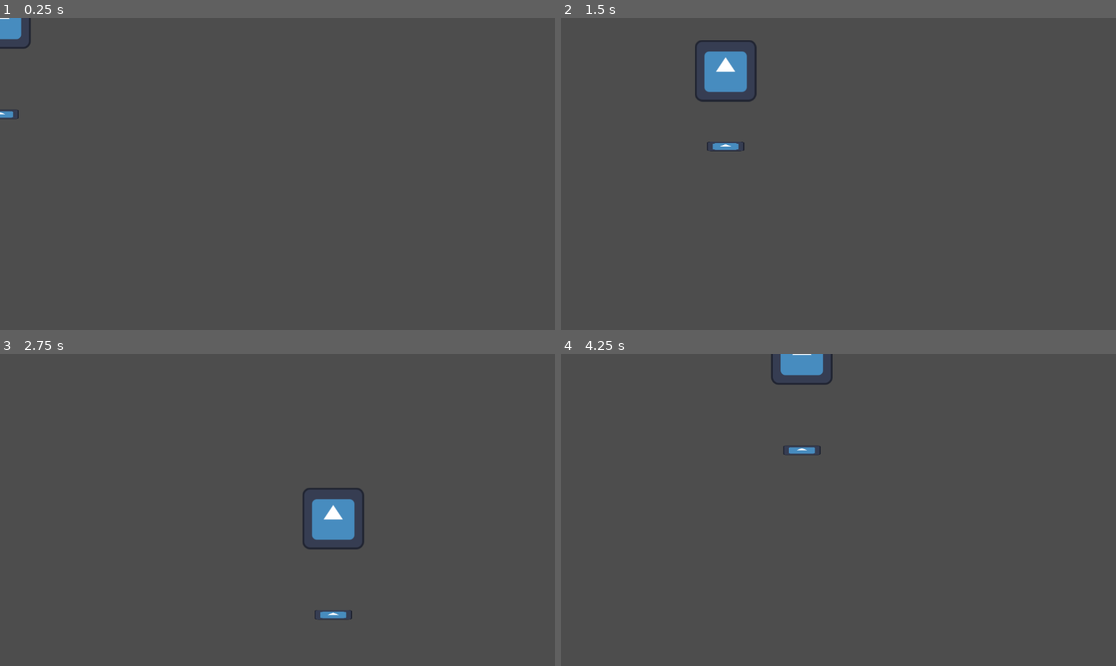
Above: before the commit, frames 1-4 (two rows, left to right).
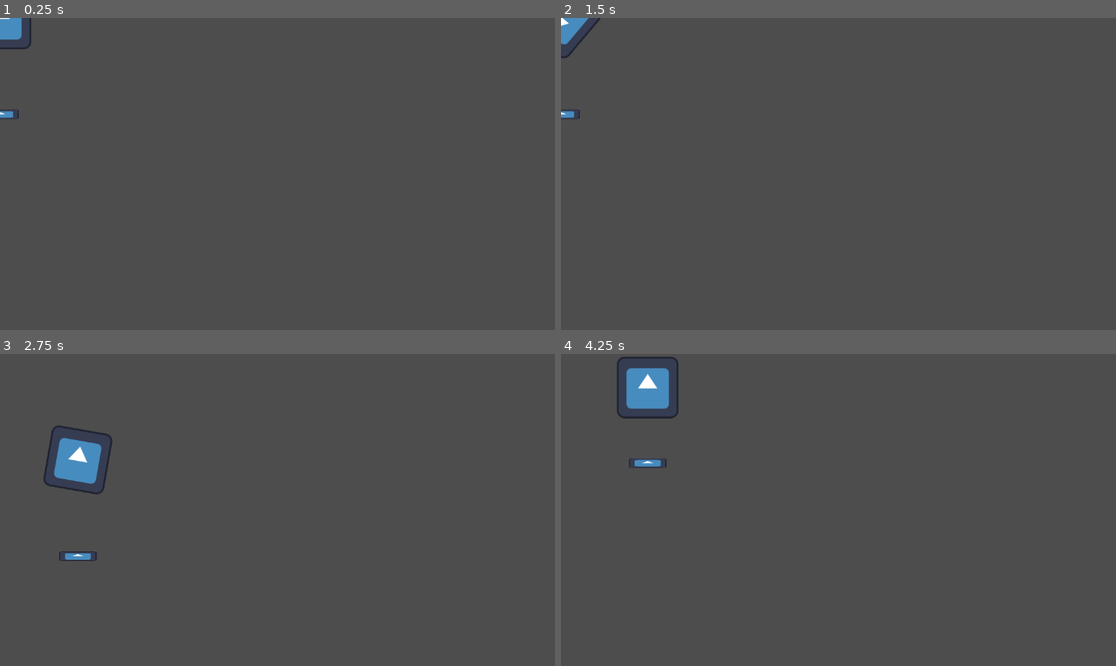
Above: after the commit, the same moments.

Repository: inexperienced-potat/Stormey
Game: Godot game, scene res://scenes/map.tscn
Two runs of this game, one before a commit and one after it. Both use one fixed random seed, a clock stepped at 60 frames per second and the inputs below. The project has no main scene, so this scene is started directly. The engine's default icon, where the game draws it, is replaced by a stand-in: a white triangle on a blue panel in a dark square.
Inputs (mouse positions are in pixels of both pictures, inside the frame that each line leads up to):
- Up to frame 1 (0.25 s): no input
- Up to frame 2 (1.5 s): tap Enter at 0.5 s; move the mouse to (960, 158) at 0.52 s; hold D (move_right) 0.53-1.28 s; hold Right mouse button (attack) 0.53-1.28 s; tap Space (interact) at 0.8, 1.35 s; move the mouse to (727, 189) at 1.27 s; hold S (move_down) from 1.28 s (still down)
- Up to frame 3 (2.75 s): click (166, 525) at 1.55 s; move the mouse to (333, 441) at 2.02 s; release S (move_down) at 2.03 s; press the mouse at (333, 441) at 2.03 s; hold D (move_right) from 2.03 s (still down); right-click (333, 441) at 2.3 s
- Up to frame 4 (4.25 s): move the mouse to (810, 572) at 2.77 s; release D (move_right) at 2.78 s; release the mouse at (810, 572) at 2.78 s; hold W (move_up) 2.78-3.53 s; right-click (810, 572) at 2.85 s; tap Space (interact) at 3.05 s; move the mouse to (1005, 556) at 3.52 s; hold A (move_left) from 3.53 s (still down); hold Space (interact) from 3.53 s (still down); click (1005, 556) at 3.8 s

The runs differ from the first frame. In frame 1, less than 0.1% of the frame differs, in the area x 0-6%, y 0-11%; in frame 2, 1.9%; in frame 3, 2.9%, in the area x 7-66%, y 22-86%; in frame 4, 2.3%.

Commit message:
state machine basics done

Diff:
--- a/scenes/player.tscn
+++ b/scenes/player.tscn
@@ -1,7 +1,46 @@
-[gd_scene load_steps=7 format=3 uid="uid://curtfy71ntim5"]
+[gd_scene load_steps=10 format=3 uid="uid://curtfy71ntim5"]
 
 [ext_resource type="Texture2D" uid="uid://b0bixodbapqxm" path="res://icon.svg" id="2_7vp4e"]
 [ext_resource type="Script" path="res://scripts/state_machine.gd" id="2_hbp3k"]
+
+[sub_resource type="Animation" id="Animation_2r8oa"]
+length = 0.001
+tracks/0/type = "value"
+tracks/0/imported = false
+tracks/0/enabled = true
+tracks/0/path = NodePath("Sprite:position")
+tracks/0/interp = 1
+tracks/0/loop_wrap = true
+tracks/0/keys = {
+"times": PackedFloat32Array(0),
+"transitions": PackedFloat32Array(1),
+"update": 0,
+"values": [Vector2(0, 0)]
+}
+tracks/1/type = "value"
+tracks/1/imported = false
+tracks/1/enabled = true
+tracks/1/path = NodePath("Sprite:rotation")
+tracks/1/interp = 1
+tracks/1/loop_wrap = true
+tracks/1/keys = {
+"times": PackedFloat32Array(0),
+"transitions": PackedFloat32Array(1),
+"update": 0,
+"values": [0.0]
+}
+tracks/2/type = "value"
+tracks/2/imported = false
+tracks/2/enabled = true
+tracks/2/path = NodePath("Sprite:scale")
+tracks/2/interp = 1
+tracks/2/loop_wrap = true
+tracks/2/keys = {
+"times": PackedFloat32Array(0),
+"transitions": PackedFloat32Array(1),
+"update": 0,
+"values": [Vector2(1, 1)]
+}
 
 [sub_resource type="Animation" id="Animation_lqyg5"]
 resource_name = "interact"
@@ -19,25 +58,59 @@
 "values": [Vector2(0, 0), Vector2(0, 150), Vector2(0, 0)]
 }
 
-[sub_resource type="Animation" id="Animation_2r8oa"]
-length = 0.001
+[sub_resource type="Animation" id="Animation_xjhf7"]
+resource_name = "attack"
+length = 1.5
 tracks/0/type = "value"
 tracks/0/imported = false
 tracks/0/enabled = true
-tracks/0/path = NodePath("Sprite:position")
+tracks/0/path = NodePath("Sprite:rotation")
 tracks/0/interp = 1
 tracks/0/loop_wrap = true
 tracks/0/keys = {
-"times": PackedFloat32Array(0),
-"transitions": PackedFloat32Array(1),
+"times": PackedFloat32Array(0, 1.5),
+"transitions": PackedFloat32Array(1, 1),
 "update": 0,
-"values": [Vector2(0, 0)]
+"values": [0.0, 6.28319]
+}
+
+[sub_resource type="Animation" id="Animation_4ccib"]
+resource_name = "idle"
+tracks/0/type = "value"
+tracks/0/imported = false
+tracks/0/enabled = true
+tracks/0/path = NodePath("Sprite:scale")
+tracks/0/interp = 1
+tracks/0/loop_wrap = true
+tracks/0/keys = {
+"times": PackedFloat32Array(0, 0.5, 1),
+"transitions": PackedFloat32Array(1, 1, 1),
+"update": 0,
+"values": [Vector2(1, 1), Vector2(1.05, 1.05), Vector2(1, 1)]
+}
+
+[sub_resource type="Animation" id="Animation_ga3ry"]
+resource_name = "water"
+tracks/0/type = "value"
+tracks/0/imported = false
+tracks/0/enabled = true
+tracks/0/path = NodePath("Sprite:rotation")
+tracks/0/interp = 1
+tracks/0/loop_wrap = true
+tracks/0/keys = {
+"times": PackedFloat32Array(0, 0.25, 0.5, 0.75, 1),
+"transitions": PackedFloat32Array(1, 1, 1, 1, 1),
+"update": 0,
+"values": [0.0, -0.261799, 0.0, 0.261799, 0.0]
 }
 
 [sub_resource type="AnimationLibrary" id="AnimationLibrary_qbnki"]
 _data = {
 "RESET": SubResource("Animation_2r8oa"),
-"interact": SubResource("Animation_lqyg5")
+"attack": SubResource("Animation_xjhf7"),
+"idle": SubResource("Animation_4ccib"),
+"interact": SubResource("Animation_lqyg5"),
+"water": SubResource("Animation_ga3ry")
 }
 
 [sub_resource type="CircleShape2D" id="CircleShape2D_qb42e"]
--- a/scripts/state_machine.gd
+++ b/scripts/state_machine.gd
@@ -4,42 +4,129 @@
 enum MovementStates {IDLE, MOVE}
 enum ActionStates {NO_ACTION, ATTACK, WATER, INTERACT}
 
-@export var movement_speed: float = 500.0
+@export var movement_speed: float = 500
+@export var attack_duration: float = 0.33
+@export var interact_duration: float = 0.8
+@export var water_duration: float = 0.1
+
+var current_state_duration: float = 0
+var direction: Vector2 = Vector2(0, 0)
+var movement_state: MovementStates = MovementStates.IDLE
+var action_state: ActionStates = ActionStates.NO_ACTION
 
 var player_body: CharacterBody2D
 var animation_player: AnimationPlayer
-
-var direction: Vector2 = Vector2(0, 0)
-var movement_state = MovementStates.IDLE
-var action_state = ActionStates.NO_ACTION
 
 func _ready() -> void:
 	await owner.ready
 	player_body = owner as CharacterBody2D
 	animation_player = owner.get_node("AnimationPlayer") as AnimationPlayer
 
-func _input(event: InputEvent) -> void:
+func get_input() -> void:
 	direction = Input.get_vector("move_left", "move_right", "move_up", "move_down").normalized()
-	movement_state = MovementStates.IDLE if direction == Vector2.ZERO else MovementStates.MOVE
+	var new_movement_state = MovementStates.IDLE if direction == Vector2.ZERO else MovementStates.MOVE
 
-	if event.is_action_pressed("attack"):
-		action_state = ActionStates.ATTACK
-	elif event.is_action_pressed("water"):
-		action_state = ActionStates.WATER
-	elif event.is_action_pressed("interact"):
-		action_state = ActionStates.INTERACT
-		movement_state = MovementStates.IDLE
-	else:
-		action_state = ActionStates.NO_ACTION
+	if action_state == ActionStates.NO_ACTION:
+		if Input.is_action_pressed("attack"):
+			# cannot move when attacking
+			change_state(ActionStates.ATTACK, MovementStates.IDLE)
+		elif Input.is_action_pressed("interact"):
+			# cannot move when interacting
+			change_state(ActionStates.INTERACT, MovementStates.IDLE)
+		elif Input.is_action_pressed("water"):
+			# can but does not have to move when watering
+			change_state(ActionStates.WATER, new_movement_state)
+		else:
+			change_state(ActionStates.NO_ACTION, new_movement_state)
+
+func change_state(new_action_state: ActionStates, new_movement_state: MovementStates) -> void:
+	if new_action_state == ActionStates.NO_ACTION:
+		current_state_duration = 0
+
+	action_state = new_action_state
+	movement_state = new_movement_state
+
+func move(new_movement_speed: float = movement_speed):
+	player_body.velocity = direction * new_movement_speed
+	player_body.move_and_slide()
+
+func attack() -> void:
+	pass
+
+func water() -> void:
+	pass
+
+func interact() -> void:
+	pass
+
+func no_action() -> void:
+	pass
+
+func process_state() -> void:
+	if movement_state == MovementStates.MOVE:
+		if action_state == ActionStates.WATER:
+			move(movement_speed / 2.5)
+			print("halved")
+		else:
+			move(movement_speed)
+			print("full")
+
+	match action_state:
+		ActionStates.ATTACK:
+			attack()
+		ActionStates.WATER:
+			water()
+		ActionStates.INTERACT:
+			interact()
+		ActionStates.NO_ACTION:
+			no_action()
 
 func _process(delta: float) -> void:
-	#animation transitions
-	pass
+	get_input()
+
+	match action_state:
+		ActionStates.ATTACK:
+			if animation_player.current_animation != "attack":
+				animation_player.play(&"RESET")
+				animation_player.advance(0)
+				animation_player.play("attack")
+			else:
+				await animation_player.animation_finished
+		ActionStates.WATER:
+			if animation_player.current_animation != "water":
+				animation_player.play(&"RESET")
+				animation_player.advance(0)
+				animation_player.play("water")
+			else:
+				await animation_player.animation_finished
+		ActionStates.INTERACT:
+			if animation_player.current_animation != "interact":
+				animation_player.play(&"RESET")
+				animation_player.advance(0)
+				animation_player.play("interact")
+			else:
+				await animation_player.animation_finished
+		ActionStates.NO_ACTION:
+			if animation_player.current_animation != "idle":
+				animation_player.play(&"RESET")
+				animation_player.advance(0)
+				animation_player.play("idle")
+			else:
+				await animation_player.animation_finished
 
 func _physics_process(delta: float) -> void:
-	if movement_state == MovementStates.MOVE:
-		player_body.velocity = direction * movement_speed
-		player_body.move_and_slide()
+	if action_state != ActionStates.NO_ACTION:
+		current_state_duration += delta
 
-	if action_state == ActionStates.INTERACT:
-		animation_player.play("interact")
+	match action_state:
+		ActionStates.ATTACK:
+			if current_state_duration >= attack_duration:
+				change_state(ActionStates.NO_ACTION, movement_state)
+		ActionStates.INTERACT:
+			if current_state_duration >= interact_duration:
+				change_state(ActionStates.NO_ACTION, movement_state)
+		ActionStates.WATER:
+			if current_state_duration >= water_duration:
+				change_state(ActionStates.NO_ACTION, movement_state)
+
+	process_state()
